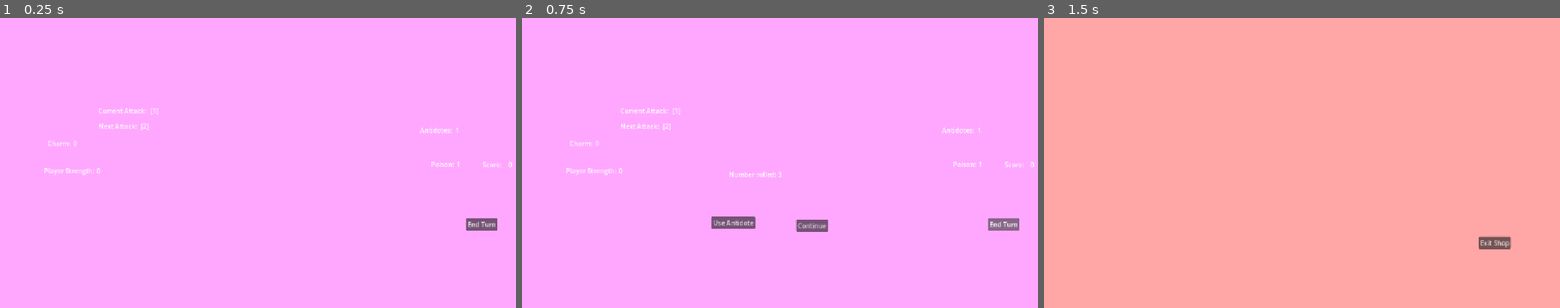
Above: before the commit, frames 1-3 (left to right).
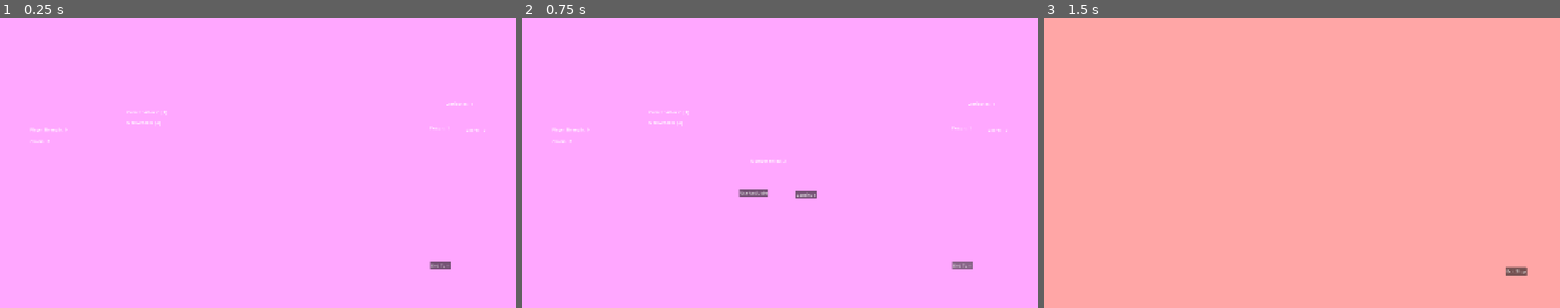
Above: after the commit, the same moments.

Repository: Novali91/Snakeeyes
Game: Godot game, scene res://01_Managers/01_StateManager/top_state_machine.tscn
Same seed, same stepped clock (60 frames per second), same inputs: the game is played once before the commit and once after it.
Inputs:
- Up to frame 1 (0.25 s): no input
- Up to frame 2 (0.75 s): click "End Turn" at 0.5 s
- Up to frame 3 (1.5 s): click "Continue" at 1.25 s

The runs differ from the first frame. In frame 1, 1.0% of the frame differs, in the area x 5-100%, y 29-87%; in frame 2, 2.0%; in frame 3, 0.4%.

Commit message:
screen size change

Diff:
--- a/01_Managers/01_StateManager/top_state_machine.tscn
+++ b/01_Managers/01_StateManager/top_state_machine.tscn
@@ -66,62 +66,62 @@
 [node name="Background" type="Node2D" parent="." unique_id=707012221]
 
 [node name="LeftScreen" type="ColorRect" parent="Background" unique_id=1833579260]
-custom_minimum_size = Vector2(1280, 720)
+custom_minimum_size = Vector2(1920, 1080)
 offset_right = 1280.0
 offset_bottom = 720.0
 color = Color(0.65999997, 0.6713333, 1, 1)
 
 [node name="MidScreen" type="ColorRect" parent="Background" unique_id=1359726243]
-custom_minimum_size = Vector2(1280, 720)
-offset_left = 1280.0
-offset_right = 2560.0
-offset_bottom = 720.0
+custom_minimum_size = Vector2(1920, 1080)
+offset_left = 1920.0
+offset_right = 3840.0
+offset_bottom = 1080.0
 color = Color(1, 0.654902, 1, 1)
 
 [node name="RightScreen" type="ColorRect" parent="Background" unique_id=2070989509]
-custom_minimum_size = Vector2(1280, 720)
-offset_left = 2560.0
-offset_right = 3840.0
-offset_bottom = 720.0
+custom_minimum_size = Vector2(1920, 1080)
+offset_left = 3840.0
+offset_right = 5760.0
+offset_bottom = 1080.0
 color = Color(1, 0.65, 0.65, 1)
 
 [node name="VisualInputOutput" type="Node2D" parent="." unique_id=881169245]
 
 [node name="ScoreBar" parent="VisualInputOutput" unique_id=292557974 instance=ExtResource("8_1tnha")]
 unique_name_in_owner = true
-position = Vector2(2477, 353)
+position = Vector2(3654, 406)
 
 [node name="CharmOverlay" parent="VisualInputOutput" unique_id=1000792462 instance=ExtResource("9_tn0ij")]
 unique_name_in_owner = true
-position = Vector2(1398, 300)
+position = Vector2(2032, 448)
 
 [node name="PoisonBar" parent="VisualInputOutput" unique_id=674401828 instance=ExtResource("10_v5tm5")]
 unique_name_in_owner = true
-position = Vector2(2349, 352)
+position = Vector2(3519, 398)
 
 [node name="PlayerStrength" parent="VisualInputOutput" unique_id=940870006 instance=ExtResource("11_4aa5t")]
 unique_name_in_owner = true
-position = Vector2(1389, 368)
+position = Vector2(2031, 404)
 
 [node name="AntidoteCount" parent="VisualInputOutput" unique_id=818012555 instance=ExtResource("12_mg5ld")]
 unique_name_in_owner = true
-position = Vector2(2322, 267)
+position = Vector2(3583, 308)
 
 [node name="EndTurnButton" parent="VisualInputOutput" unique_id=462742653 instance=ExtResource("13_8sj7b")]
 unique_name_in_owner = true
-position = Vector2(2436, 497)
+position = Vector2(3521, 906)
 
 [node name="ExitShopButton" parent="VisualInputOutput" unique_id=964548035 instance=ExtResource("14_sa73t")]
 unique_name_in_owner = true
-position = Vector2(3638, 543)
+position = Vector2(5557, 928)
 
 [node name="CameraManager" parent="." unique_id=634864132 instance=ExtResource("15_v5tm5")]
 unique_name_in_owner = true
 
 [node name="DiceManager" parent="." unique_id=1005432025 instance=ExtResource("19_sa73t")]
 unique_name_in_owner = true
-position = Vector2(1280, 0)
+position = Vector2(1920, 0)
 
 [node name="AttackManager" parent="." unique_id=1488456757 instance=ExtResource("20_n6io1")]
 unique_name_in_owner = true
-position = Vector2(1280, 0)
+position = Vector2(1920, 0)
--- a/01_Managers/06_CameraManager/camera_manager.gd
+++ b/01_Managers/06_CameraManager/camera_manager.gd
@@ -15,7 +15,7 @@
 var _camera_locked: bool
 
 func _ready() -> void:
-	camera.global_position = Vector2(1280 * 1.5, 720 / 2.)
+	camera.global_position = Vector2(1920 * 1.5, 1080 / 2.)
 
 func _process(_delta: float) -> void:
 	if _camera_locked: return
@@ -32,7 +32,7 @@
 		return
 
 	_current_ind = screen_ind
-	camera.global_position.x = (_current_ind + 0.5) * 1280
+	camera.global_position.x = (_current_ind + 0.5) * 1920
 	done_moving.emit()
 
 func lock_camera() -> void:
--- a/01_Managers/06_CameraManager/camera_manager.tscn
+++ b/01_Managers/06_CameraManager/camera_manager.tscn
@@ -7,4 +7,3 @@
 metadata/_custom_type_script = "uid://d30y0q47xsgt0"
 
 [node name="Camera2D" type="Camera2D" parent="." unique_id=97266164]
-position = Vector2(640, 360)
--- a/01_Managers/07_DiceManager/dice_manager.tscn
+++ b/01_Managers/07_DiceManager/dice_manager.tscn
@@ -7,10 +7,10 @@
 metadata/_custom_type_script = "uid://bm0r4ar0bjg1l"
 
 [node name="Label" type="Label" parent="." unique_id=1512454025]
-offset_left = 513.0
-offset_top = 377.0
-offset_right = 635.0
-offset_bottom = 400.0
+offset_left = 851.0
+offset_top = 520.0
+offset_right = 973.0
+offset_bottom = 543.0
 text = "Number rolled: "
 
 [node name="Input" type="Label" parent="Label" unique_id=383974154]
@@ -20,15 +20,15 @@
 offset_bottom = 23.0
 
 [node name="UseAntidoteButton" type="Button" parent="." unique_id=1561089080]
-offset_left = 470.0
-offset_top = 493.0
-offset_right = 578.0
-offset_bottom = 524.0
+offset_left = 808.0
+offset_top = 636.0
+offset_right = 916.0
+offset_bottom = 667.0
 text = "Use Antidote"
 
 [node name="ContinueButton" type="Button" parent="." unique_id=1599502528]
-offset_left = 680.0
-offset_top = 500.0
-offset_right = 759.0
-offset_bottom = 531.0
+offset_left = 1018.0
+offset_top = 643.0
+offset_right = 1097.0
+offset_bottom = 674.0
 text = "Continue"
--- a/01_Managers/08_AttackManager/attack_manager.tscn
+++ b/01_Managers/08_AttackManager/attack_manager.tscn
@@ -7,10 +7,10 @@
 metadata/_custom_type_script = "uid://bmad707hcx53o"
 
 [node name="Label" type="Label" parent="." unique_id=1180277551]
-offset_left = 244.0
-offset_top = 219.0
-offset_right = 367.0
-offset_bottom = 242.0
+offset_left = 472.0
+offset_top = 339.0
+offset_right = 595.0
+offset_bottom = 362.0
 text = "Current Attack: "
 
 [node name="InputCur" type="Label" parent="Label" unique_id=87513330]
@@ -20,10 +20,10 @@
 offset_bottom = 23.0
 
 [node name="Label2" type="Label" parent="." unique_id=278131056]
-offset_left = 244.0
-offset_top = 257.0
-offset_right = 367.0
-offset_bottom = 280.0
+offset_left = 472.0
+offset_top = 377.0
+offset_right = 595.0
+offset_bottom = 400.0
 text = "Next Attack: "
 
 [node name="InputNext" type="Label" parent="Label2" unique_id=1275084121]
--- a/project.godot
+++ b/project.godot
@@ -21,8 +21,8 @@
 
 [display]
 
-window/size/viewport_width=1280
-window/size/viewport_height=720
+window/size/viewport_width=1920
+window/size/viewport_height=1080
 window/stretch/mode="canvas_items"
 
 [file_customization]
